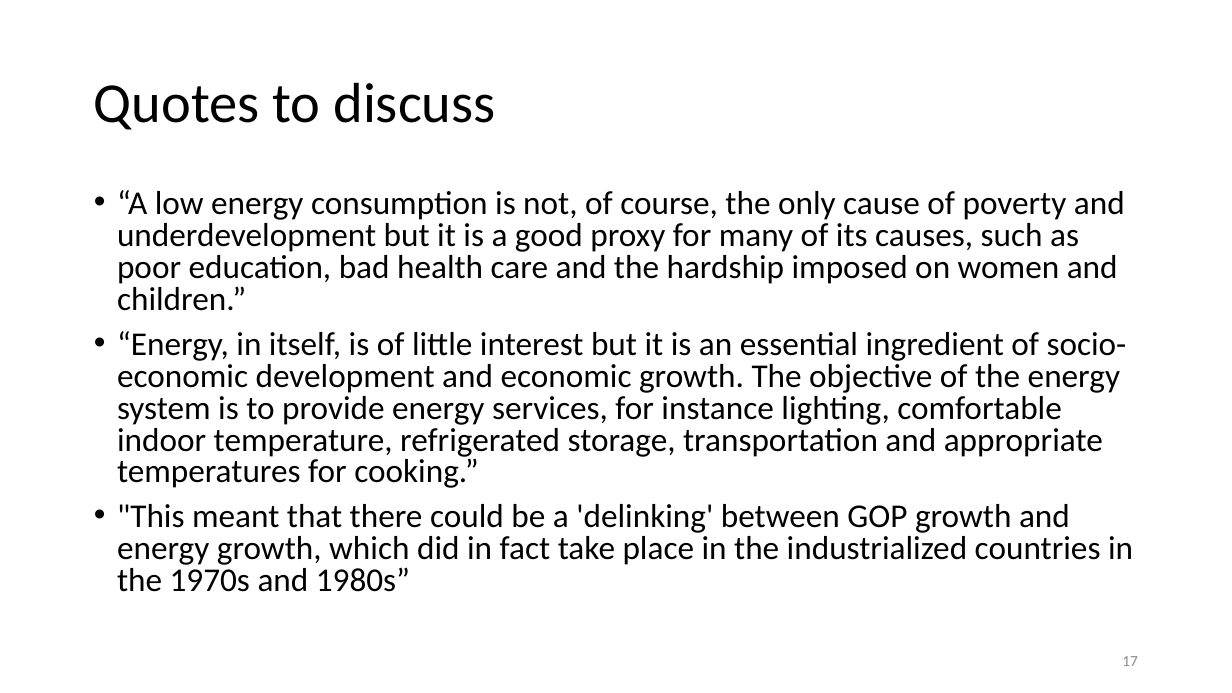
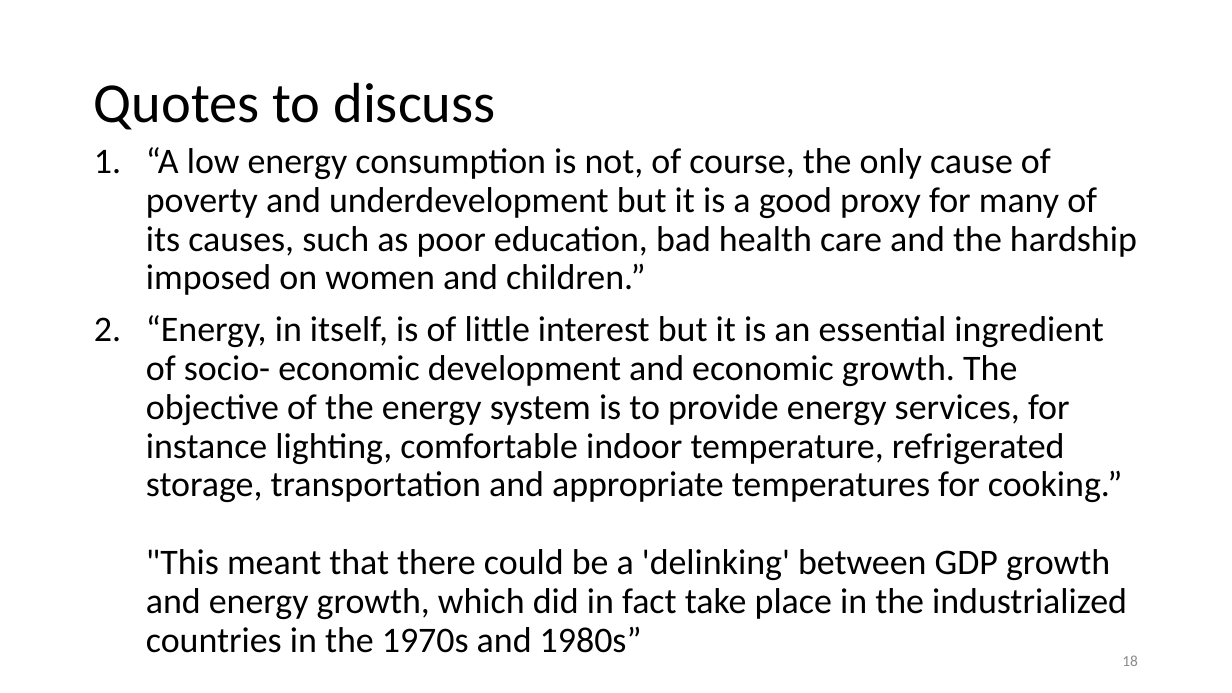
Before and after one commit to joshasuncion/ER-190C, a slide deck: slide 18 of lecture/Lecture 6 Sept 11/6 Data Cleaning, EDA and Energy.pptx (slide 17 before the commit). Drawn at 1232x693 pixels with LibreOffice and Linux fonts; fonts in the diff are those of the drawing. Boxes give left, top, right and bottom in pixels: in the first picture for what was removed or moved away, otherwise in the second. Text is boxed around its words. In the diff, an @@ line names an element or a change of style, - is before the commit and + after.

Commit message:
update lecture 6

```diff
--- a/lecture/Lecture 6 Sept 11/6 Data Cleaning, EDA and Energy.pptx
+++ b/lecture/Lecture 6 Sept 11/6 Data Cleaning, EDA and Energy.pptx
@@ text "“A low energy consumption is ...": place and size @@
-text "“A low energy consumption is ..." at (117, 190, 1133, 592)
+text "“A low energy consumption is ..." at (146, 147, 1137, 653)
@@ text at (146, 147, 1137, 295): size 25.9 to 28 pt in "“A low energy consumption is not, of ..."; bullet • to 1.; line spacing 0.8 to 0.9 @@
@@ text at (146, 315, 1127, 653): text changed; size 25.9 to 28 pt @@
-• “Energy, in itself, is of little interest but it is an essential ingredient of socio- economic development and economic growth. The objective of the energy system is to provide energy services, for instance lighting, comfortable indoor temperature, refrigerated storage, transportation and appropriate temperatures for cooking.”
-• "This meant that there could be a 'delinking' between GOP growth and energy growth, which did in fact take place in the industrialized countries in the 1970s and 1980s”
+2. “Energy, in itself, is of little interest but it is an essential ingredient of socio- economic development and economic growth. The objective of the energy system is to provide energy services, for instance lighting, comfortable indoor temperature, refrigerated storage, transportation and appropriate temperatures for cooking.”
+   "This meant that there could be a 'delinking' between GDP growth and energy growth, which did in fact take place in the industrialized countries in the 1970s and 1980s”
@@ page number at (1122, 655, 1138, 666): text changed @@
-17
+18
```
Also in this commit, not shown: 8 other slides changed, 1 slide added, 1 slide removed, 3 other files.
